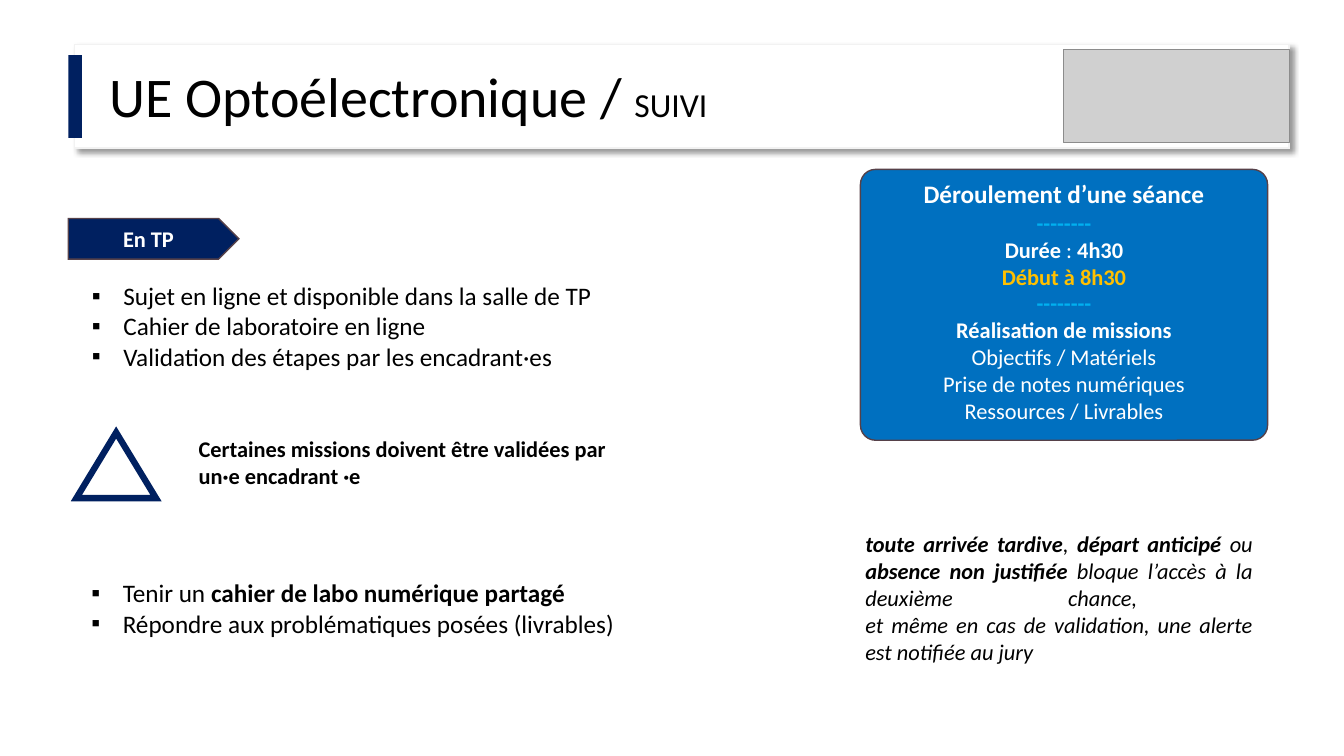
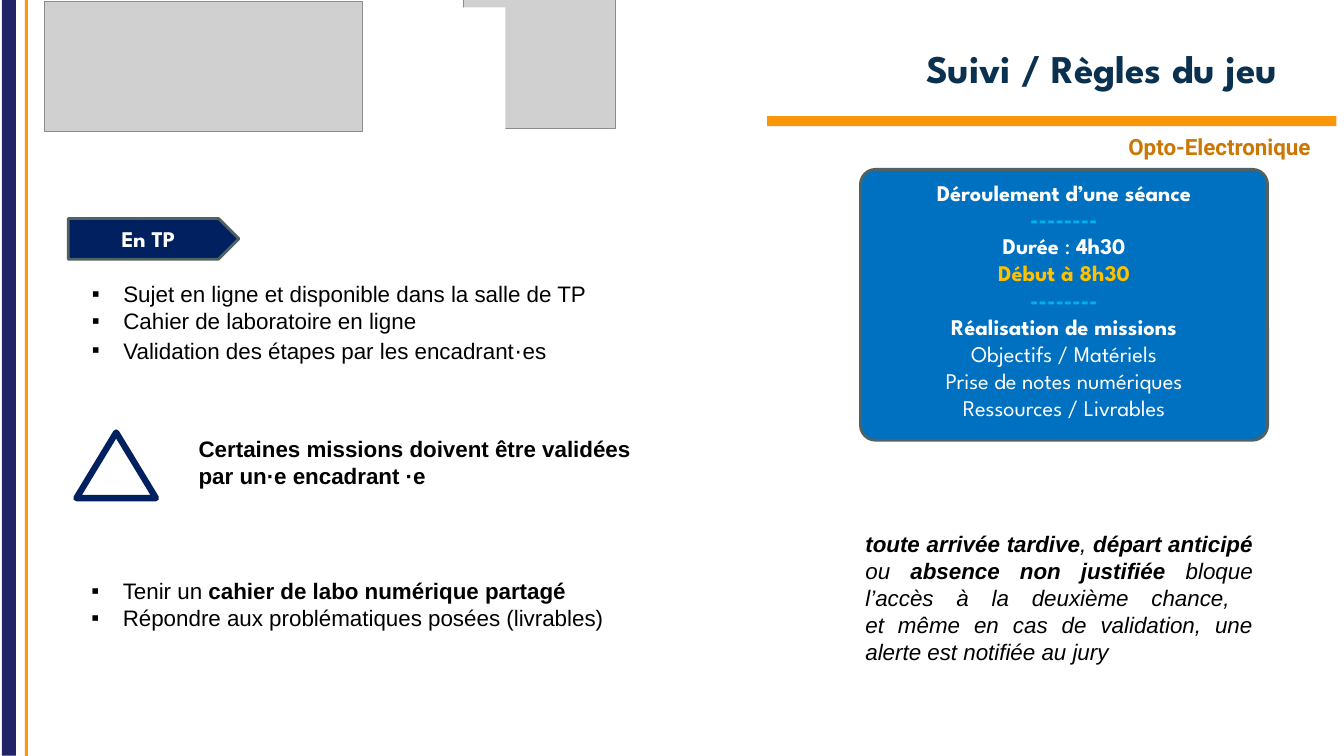
Before and after one commit to IOGS-Digital-Methods/semester-5, a slide deck: slide 10 of OptoElectronique/Cours/S5_Optoelectronique_2026_lite.pptx. Drawn at 1344x756 pixels with LibreOffice and Linux fonts; fonts in the diff are those of the drawing; grey boxes stand for pictures; background and template pictures are left out. Boxes give left, top, right and bottom in pixels: in the first picture for what was removed or moved away, otherwise in the second. Text is boxed around its words. In the diff, an @@ line names an element or a change of style, - is before the commit and + after.

Commit message:
Update OPTO / Intro 2026 and lite for labworks

```diff
--- a/OptoElectronique/Cours/S5_Optoelectronique_2026_lite.pptx
+++ b/OptoElectronique/Cours/S5_Optoelectronique_2026_lite.pptx
@@ line added from (9, 756) to (9, 0), #222267 10 pt @@
@@ line added from (26, 756) to (26, 0), #FF960A 2.25 pt @@
@@ rectangle added at (37,7,506,147), fill #FFFFFF @@
@@ picture added at (45,2,363,132) @@
@@ picture added at (464,0,616,129) @@
@@ rectangle removed at (69,55,83,138) @@
@@ rectangle removed at (75,44,1290,148) @@
@@ title added at (926,56,1277,92), 28 pt, text #0A3250, bold @@
+Suivi / Règles du jeu
@@ picture removed at (1064,50,1290,143) @@
@@ text removed at (110,78,707,126) @@
-UE Optoélectronique / SUIVI
@@ rectangle added at (767,116,1337,126), fill #FA960A @@
@@ text added at (1128,138,1310,160), 16 pt, text #CC7604, bold @@
+Opto-Electronique
@@ rounded rectangle "Déroulement d’une séance" at (861,169,1268,441): size 18 to 16 pt in "Déroulement d’une séance"; font Calibri to League Spartan; outline #574249 1 pt to #526263 2 pt @@
@@ pentagon arrow "En TP" at (69,219,239,259): font Calibri to League Spartan; outline #574249 1 pt to #526263 2 pt @@
@@ text "Sujet en ligne et disponible ..." at (123,285,586,364): size 18 to 16 pt, font Calibri to Arial @@
@@ text "Certaines missions doivent être validées ..." at (199,440,630,489): font Calibri to Arial @@
@@ text "toute arrivée tardive, départ anticipé ..." at (865,535,1253,665): font Calibri to Arial @@
@@ text "Tenir un cahier de labo ..." at (123,582,603,631): size 18 to 16 pt, font Calibri to Arial @@
```
Also in this commit, not shown: 8 other slides changed, 3 slides added, 3 slides removed, 1 other file.
